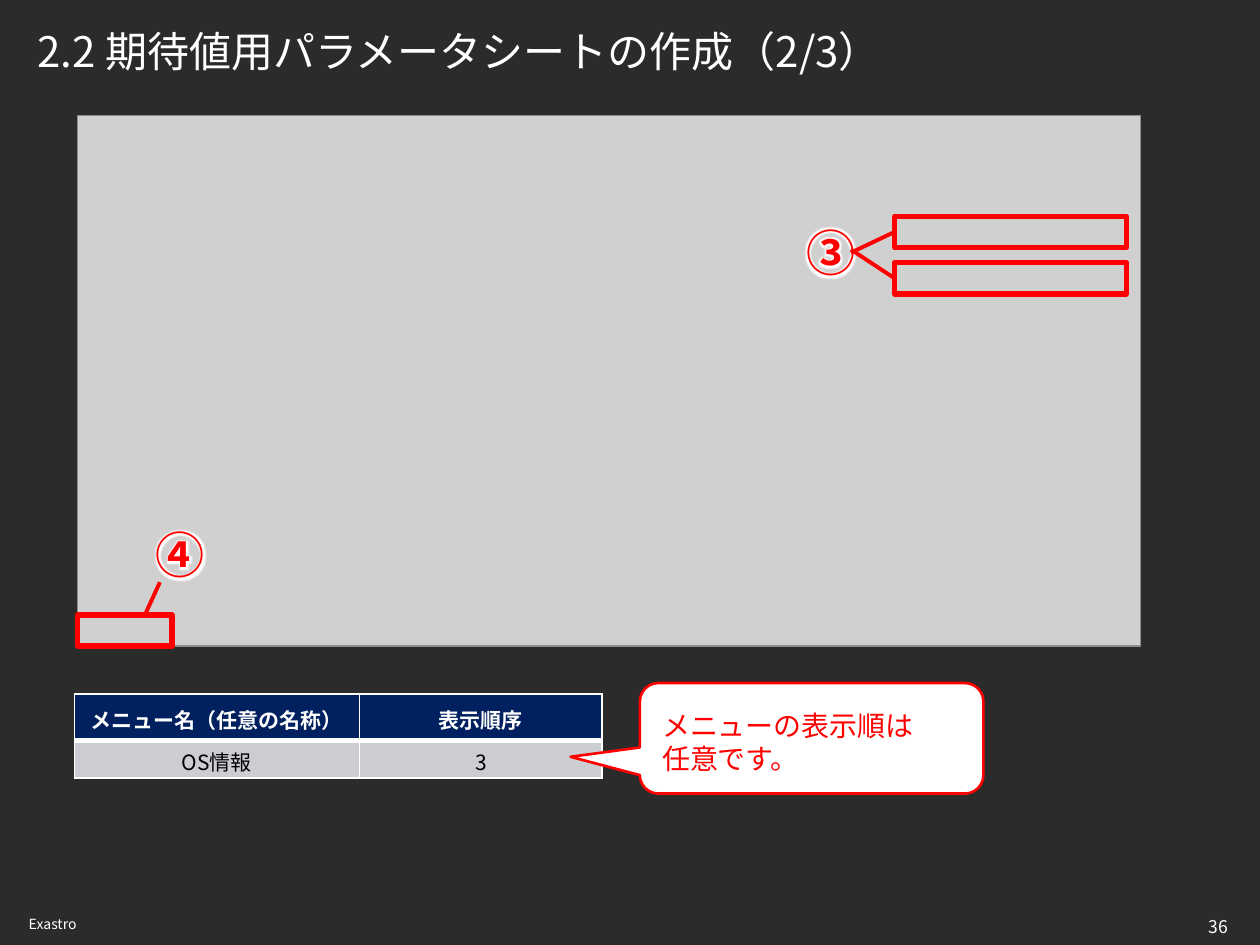
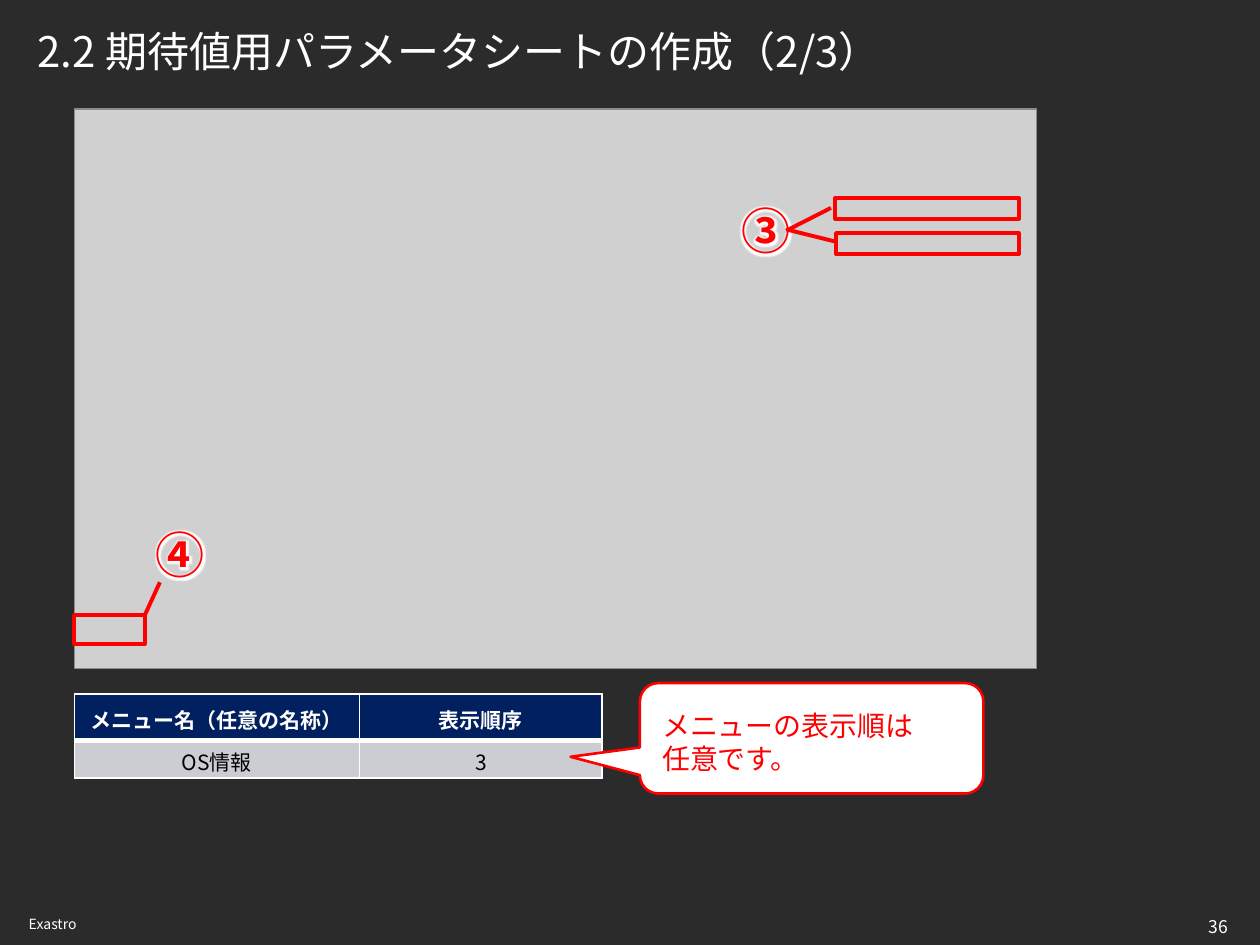
Before and after one commit to exastro-suite/it-automation-docs, a slide deck: slide 36 of asset/Learn_ja/ITA-collect-compare_practice_ja.pptx. Drawn at 1260x945 pixels with LibreOffice and Linux fonts; fonts in the diff are those of the drawing; grey boxes stand for pictures; background and template pictures are left out; a plain dark background stands for a picture behind light text. Boxes give left, top, right and bottom in pixels: in the first picture for what was removed or moved away, otherwise in the second. Text is boxed around its words. In the diff, an @@ line names an element or a change of style, - is before the commit and + after.

```diff
--- a/asset/Learn_ja/ITA-collect-compare_practice_ja.pptx
+++ b/asset/Learn_ja/ITA-collect-compare_practice_ja.pptx
@@ picture: place and size @@
-picture at bbox=[78, 116, 1142, 646]
+picture at bbox=[74, 110, 1037, 669]
@@ text "③": place and size @@
-text "③" at bbox=[806, 228, 855, 278]
+text "③" at bbox=[742, 207, 791, 256]
@@ line moved from (895, 232) - (850, 252) to (830, 208) - (786, 231) @@
@@ rectangle added at bbox=[835, 198, 1019, 219], outline #FF0000 2.25 pt @@
@@ line moved from (895, 278) - (850, 249) to (835, 242) - (788, 229) @@
@@ rectangle at bbox=[837, 233, 1019, 255]: outline #FF0000 3 pt to #FF0000 2.25 pt @@
@@ rectangle: place and size @@
-rectangle at bbox=[895, 217, 1126, 248]
+rectangle at bbox=[837, 233, 1019, 255]
@@ rectangle removed at bbox=[895, 263, 1126, 295] @@
@@ rectangle: place and size @@
-rectangle at bbox=[78, 615, 173, 646]
+rectangle at bbox=[74, 615, 145, 644]
@@ rectangle at bbox=[74, 615, 145, 644]: outline #FF0000 3 pt to #FF0000 2.25 pt @@
```
Also in this commit, not shown: 11 other slides changed, 3 other files.
